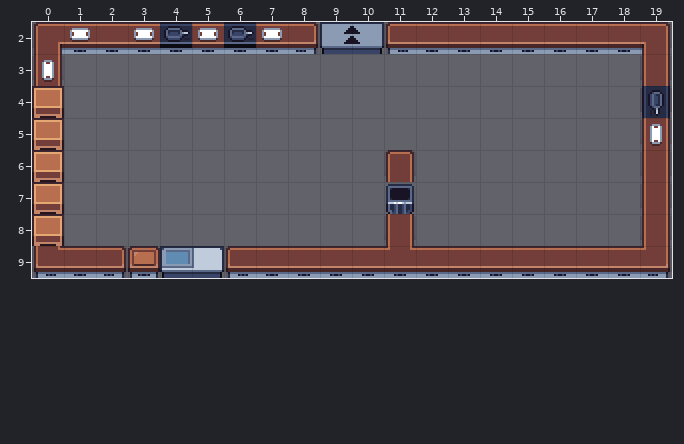
An edit to a level. Tiled map, Assets/Art/Tilemap/Tilemap.tmx. The first picture shows the starting point.
Cells are 16x16 px. Shown: x 0..19, y 2..9.
The result:
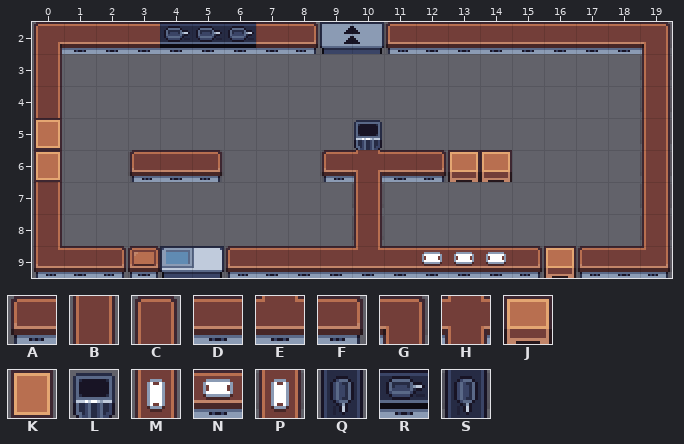
Key: from "Overcooked Tileset": A 1, B 3, C 7, D 9, E 11, F 12, G 13, H 14, J 17, K 18, L 29, M 32, N 35, P 37, Q 46, R 49, S 51.
_ is an empty cell.
See-through tiles are keyed as they look on the map.
The edit:
Layer "prototype":
Tile P gives way to tile G in row 5 at x 19.
Tile S gives way to tile G in row 4 at x 19.
The edit adds tile G in row 6 at x 3, 5, 9 and 12; in rows 7 to 8 at x 10.
The edit adds tile L in row 5 at x 10.
The author cleared the tile that lay hidden in rows 4 to 8 at x 0.
The author cleared tile G in row 8 at x 11.
The author cleared tile L in row 7 at x 11.
The author cleared tile P in row 3 at x 0.
Layer "ground":
Tile D gives way to tile A in row 9 at x 17.
The edit adds tile A in row 6 at x 3 and 9.
Tile J gives way to tile B in row 4 at x 0; in rows 7 to 8 at x 0.
Tile M gives way to tile B in row 3 at x 0; in row 5 at x 19.
Tile Q gives way to tile B in row 4 at x 19.
The edit adds tile B in rows 7 to 8 at x 10.
Tile C gives way to tile D in row 6 at x 11.
Tile E gives way to tile D in row 9 at x 11.
Tile N gives way to tile D in row 2 at x 1, 3 and 7.
The edit adds tile D in row 6 at x 4.
Tile D gives way to tile E in row 9 at x 10.
Tile D gives way to tile F in row 9 at x 15.
The edit adds tile F in row 6 at x 5 and 12.
The edit adds tile H in row 6 at x 10.
Tile D gives way to tile J in row 9 at x 16.
The edit adds tile J in row 6 at x 13 to 14.
Tile J gives way to tile K in rows 5 to 6 at x 0.
The edit adds tile L in row 5 at x 10.
Tile D gives way to tile N in row 9 at x 12 to 14.
Tile N gives way to tile R in row 2 at x 5.
The author cleared tile B in row 8 at x 11.
The author cleared tile L in row 7 at x 11.
